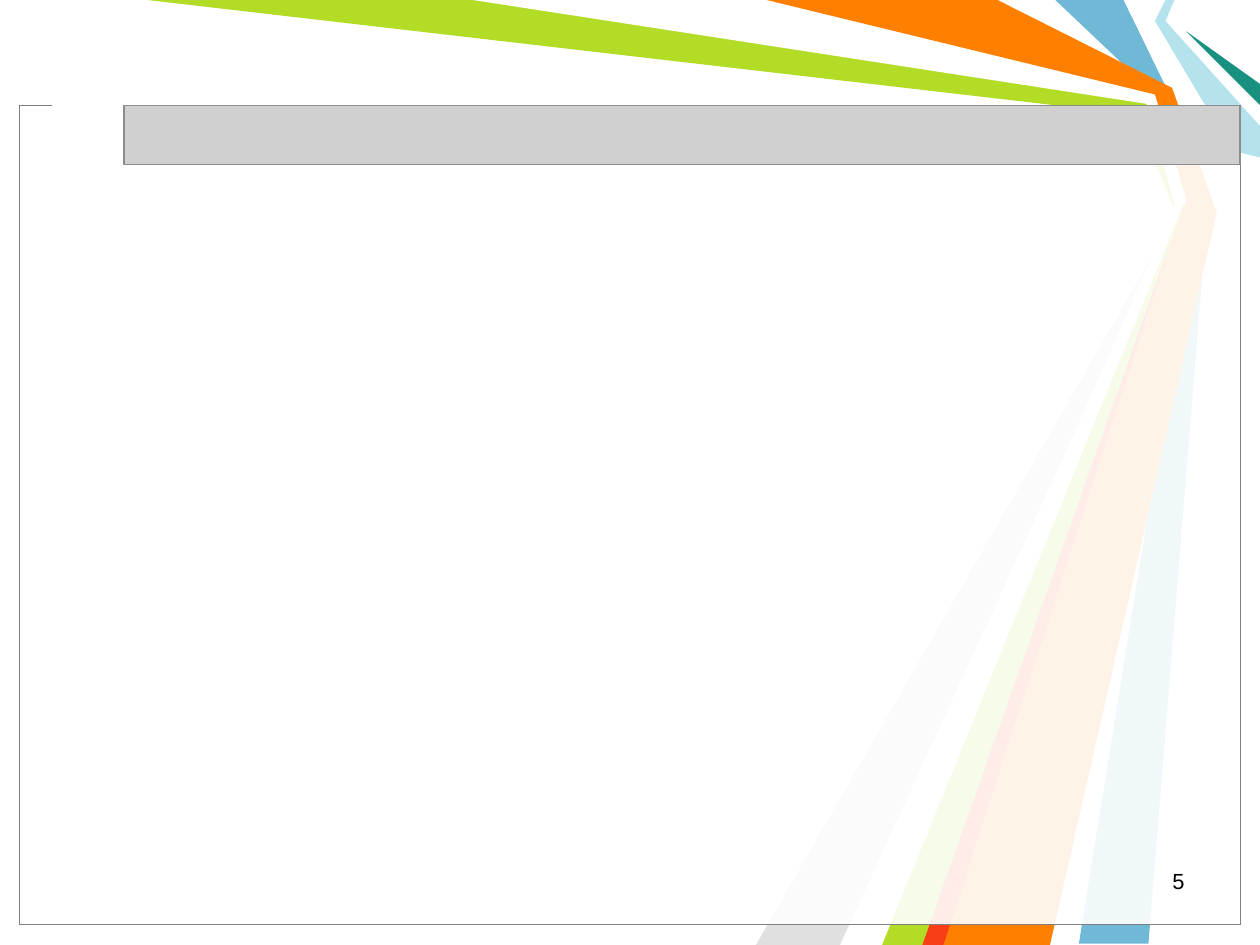
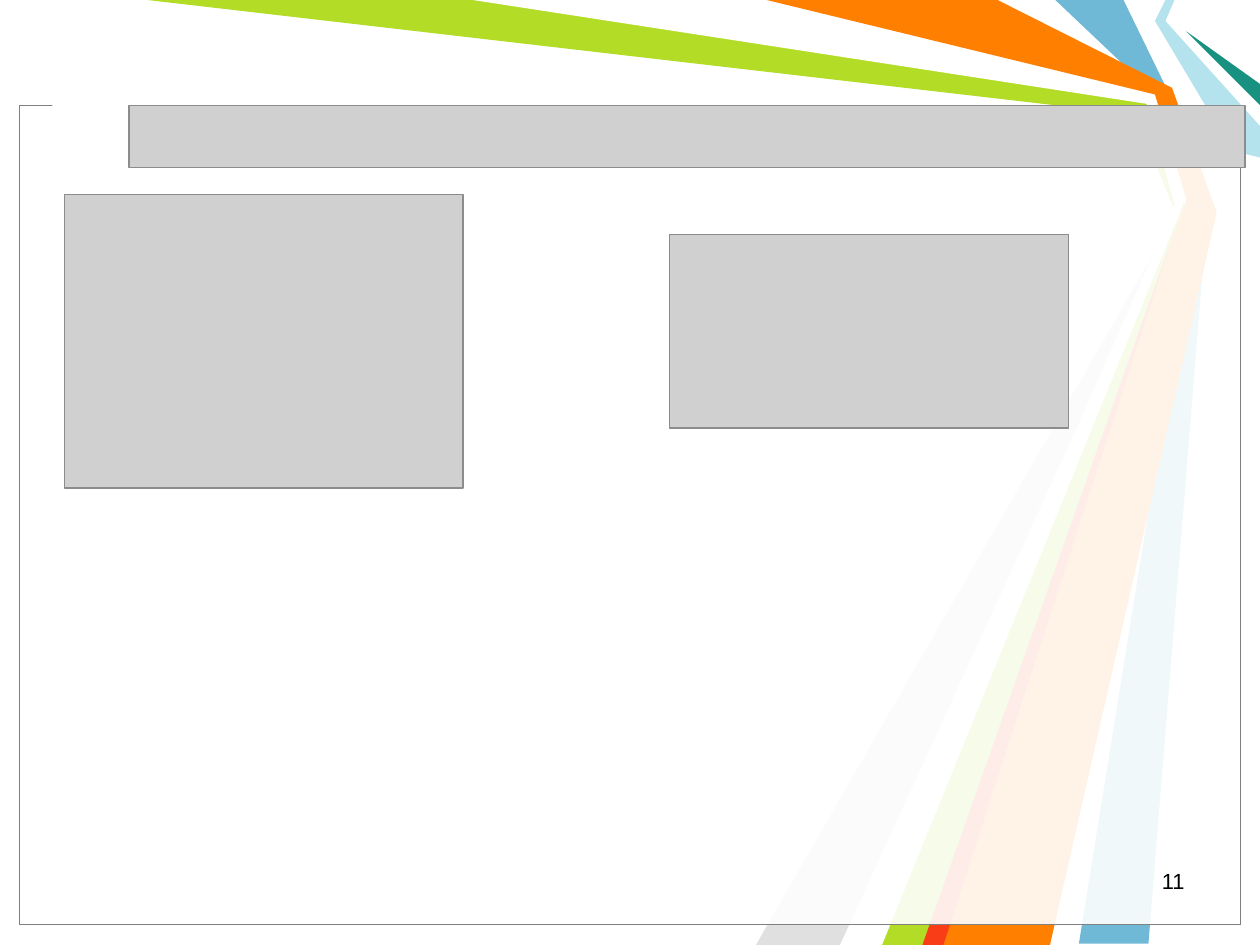
Before and after one commit to l432/NMK, a slide deck: slide 11 of Lecture/Chem/Lessons11/Less00_11sN.ppt (slide 5 before the commit). Drawn at 1260x945 pixels with LibreOffice and Linux fonts; fonts in the diff are those of the drawing; grey boxes stand for pictures; background and template pictures are left out. Boxes give left, top, right and bottom in pixels: in the first picture for what was removed or moved away, otherwise in the second. Text is boxed around its words. In the diff, an @@ line names an element or a change of style, - is before the commit and + after.

```diff
--- a/Lecture/Chem/Lessons11/Less00_11sN.ppt
+++ b/Lecture/Chem/Lessons11/Less00_11sN.ppt
@@ picture: place and size @@
-picture at (123,106,1240,165)
+picture at (129,106,1245,168)
@@ picture added at (64,195,462,489) @@
@@ picture added at (669,234,1067,428) @@
@@ page number at (1162,874,1185,889): text changed @@
-5
+11
```
Also in this commit, not shown: 1 other slide changed, 9 slides added, 5 slides removed, 1 other file.
